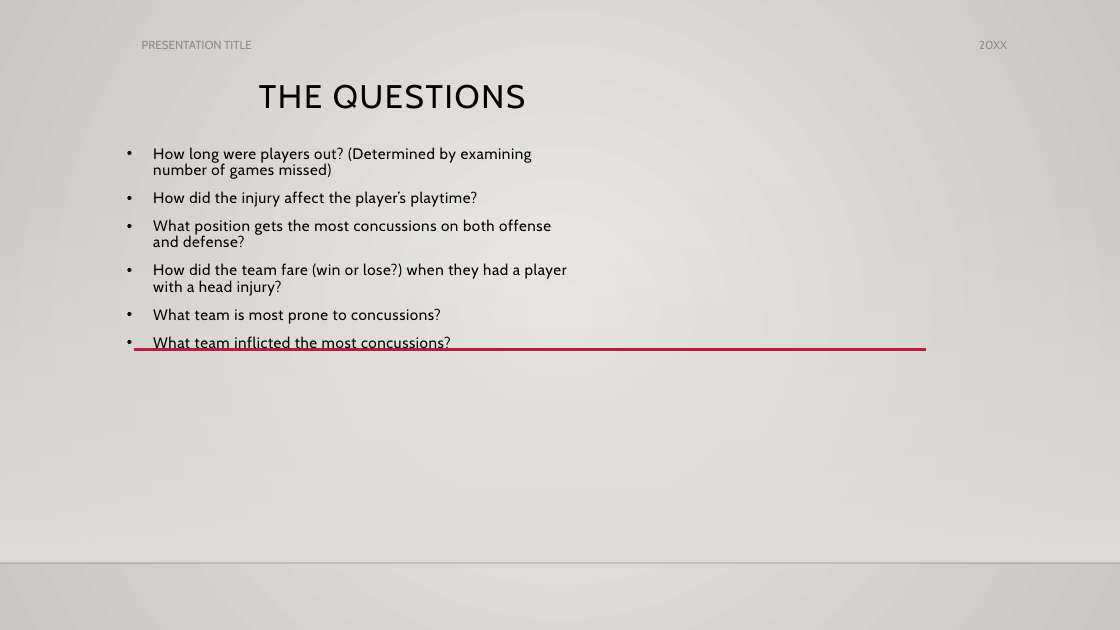
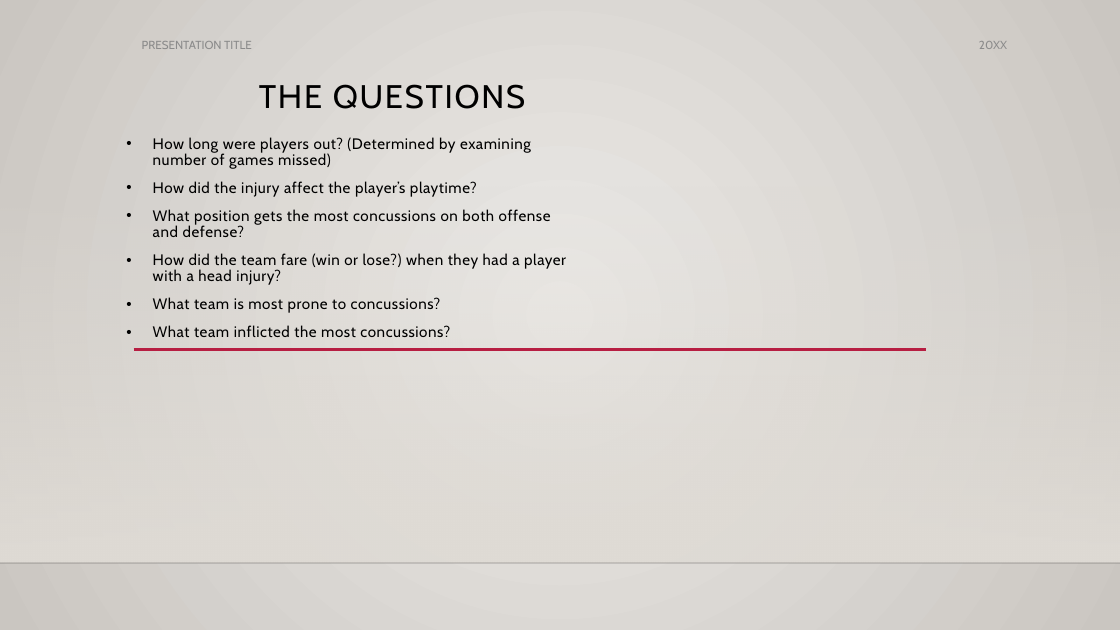
Before and after one commit to DunieCarrasco/nfl_concussion_analysis, a slide deck: slide 3 of NFL_concussion_study.pptx. Drawn at 1120x630 pixels with LibreOffice and Linux fonts; fonts in the diff are those of the drawing; background and template pictures are left out. Boxes give left, top, right and bottom in pixels: in the first picture for what was removed or moved away, otherwise in the second. Text is boxed around its words. In the diff, an @@ line names an element or a change of style, - is before the commit and + after.

Commit message:
revised deck

```diff
--- a/NFL_concussion_study.pptx
+++ b/NFL_concussion_study.pptx
@@ text "How long were players out? ..." rewrapped from (x1=153, y1=147, x2=567, y2=351) to (x1=153, y1=137, x2=566, y2=337) @@
```
Also in this commit, not shown: 1 slide added, 1 other file.
